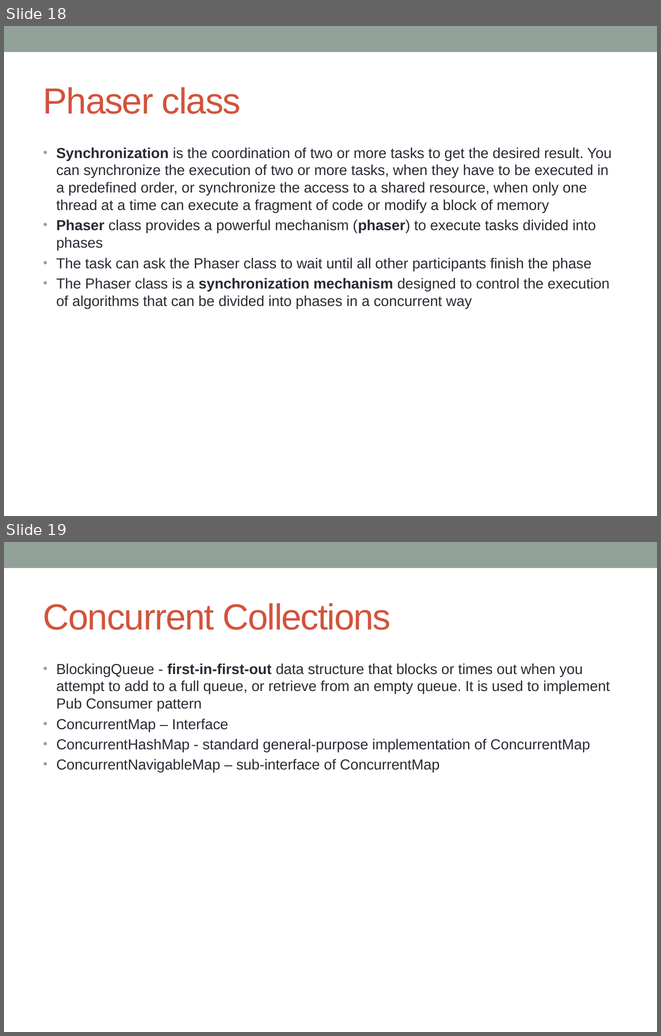
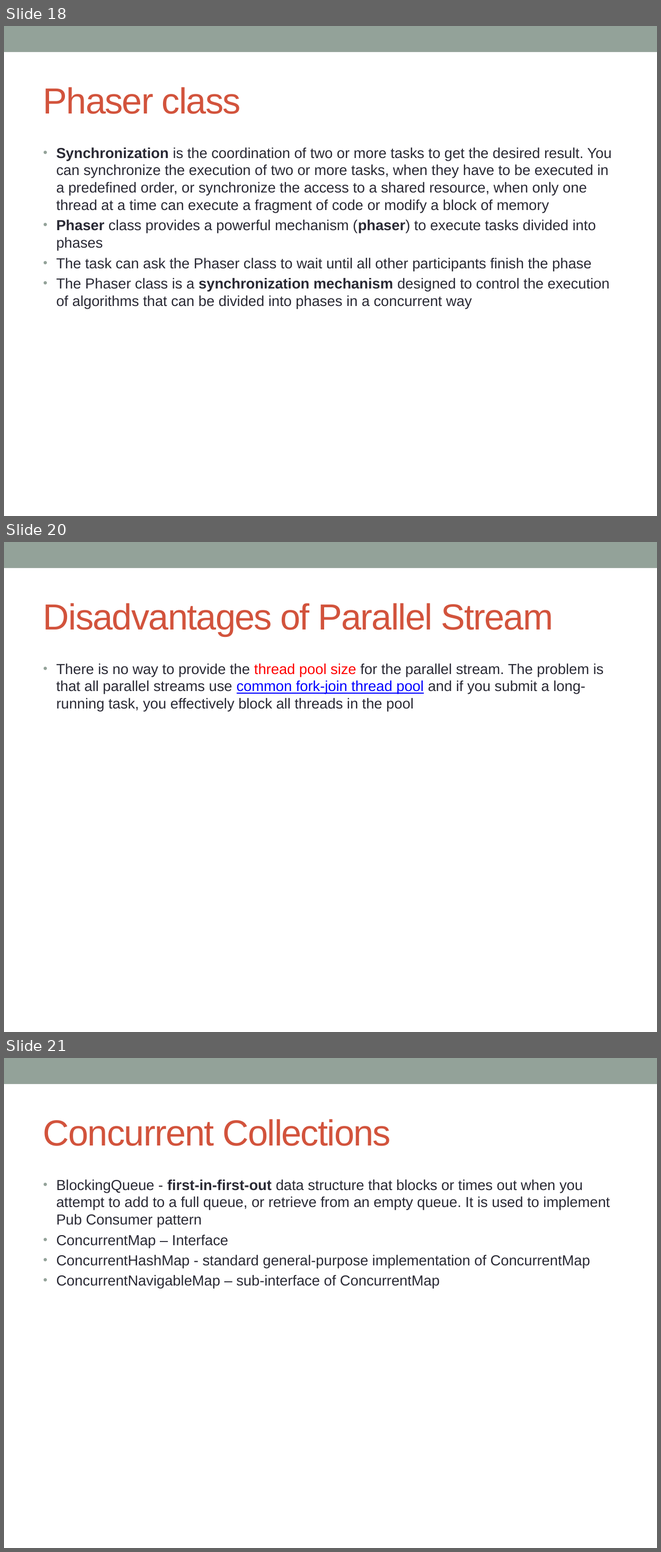
Before and after one commit to notionquest/ProjectDocumentation, a slide deck: MultiThreading.pptx. Shown one above the other, each under a label of ours: slides 18 and 19 before the commit, slides 18, 20 and 21 after it; the slides between them are not shown. The pictures are 661x1036 and 661x1552 pixels, drawn with LibreOffice and Linux fonts; fonts in the diff are those of the drawing. Boxes give left, top, right and bottom in pixels: in the first picture for what was removed or moved away, otherwise in the second. Text is boxed around its words. In the diff, an @@ line names an element or a change of style, - is before the commit and + after.

```diff
--- a/MultiThreading.pptx
+++ b/MultiThreading.pptx
@@ slide 20 added at [4, 542, 657, 1032], background #FFFFFF; not listed: 1 template element that a slide beside it also shows @@
@@ title added at [43, 603, 553, 636], 40 pt, text #D2533C @@
+Disadvantages of Parallel Stream
@@ text added at [56, 663, 604, 712], 16 pt, text #292934 @@
+• There is no way to provide the thread pool size for the parallel stream. The problem is that all parallel streams use common fork-join thread pool and if you submit a long-running task, you effectively block all threads in the pool
@@ what was slide 19 is now slide 21 @@
```
Also in this commit, not shown: 1 slide changed, 2 other slides added.
